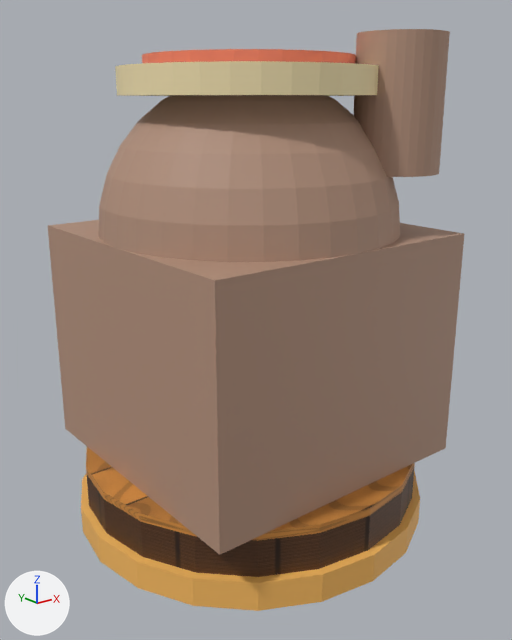
An edit to the glTF model Assets/Resources/Snack/Towers/PizzaOven.glb, drawn before and after from the same camera.
Camera for both pictures: a 50 mm camera at (-1.058, -1.347, 1.045) aimed at (-0.002, -0.028, 0.517). Arrows for +X, +Y and +Z are at lower left; the lights stay in place. The older version comes first. Where no turn or scale is listed for an object, it has been applied to the vertices.
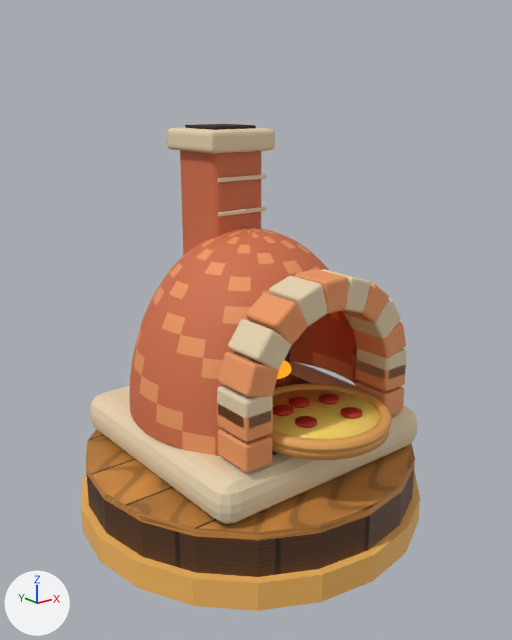
Changed parts and their boxes (x1, y1, x2, y2) in the pictures (512 x 640 px):
'Cube', deleted (beige): before (48, 220, 464, 555)
'PizzaOven Head', added: after (90, 124, 417, 524)
    faces in mat_snack2_terracotta_008 (orange #d36f48): (129, 150, 359, 456)
    faces in mat_snack2_warm_mortar_008 (beige #e7d3af): (90, 127, 417, 524)
    faces in mat_snack2_warm_bricks_008 (orange #ef9961): (133, 228, 406, 472)
    faces in mat_snack2_melted_mozzarella_008 (yellow #ffda65): (273, 389, 379, 439)
    faces in mat_snack2_baked_pizza_crust_008 (orange #e5a455): (269, 383, 392, 460)
'Sphere', deleted (beige): before (98, 95, 400, 262)
'Cylinder', deleted (beige): before (354, 29, 450, 177)
'Cylinder.001', deleted (beige): before (115, 61, 379, 96)
'Cylinder.002', deleted: before (142, 49, 356, 64)

Diff of the bpy script that builds the scene:
```diff
--- a/Assets/Resources/Snack/Towers/PizzaOven.glb.py
+++ b/Assets/Resources/Snack/Towers/PizzaOven.glb.py
@@ ob_cube @@
-ob_cube = bpy.data.objects.new('Cube', me_cube_004)
@@ ob_cylinder @@
-ob_cylinder = bpy.data.objects.new('Cylinder', me_cylinder_082)
@@ ob_cylinder_001 @@
-ob_cylinder_001 = bpy.data.objects.new('Cylinder.001', me_cylinder_083)
@@ ob_cylinder_002 @@
-ob_cylinder_002 = bpy.data.objects.new('Cylinder.002', me_cylinder_084)
@@ ob_sphere @@
-ob_sphere = bpy.data.objects.new('Sphere', me_sphere_046)
@@ ob_pizzaoven_head @@
+ob_pizzaoven_head = bpy.data.objects.new('PizzaOven Head', me_cube_3754)  # 6456 vertices, 12652 faces; spans x -0.32..0.32, y -0.425..0.32, z -0.055..0.746; in mat_snack2_warm_mortar_008 (beige #e7d3af), mat_snack2_terracotta_008 (orange #d36f48), mat_snack2_warm_bricks_008 (orange #ef9961), mat_snack2_oven_interior_008 (brown #2e1d14), mat_snack2_oven_embers_009 (orange #ff7916, glowing orange #ff7916), mat_snack2_baked_pizza_crust_008 (orange #e5a455), mat_snack2_melted_mozzarella_008 (yellow #ffda65), mat_snack2_pepperoni_008 (red #c72c21)
+ob_pizzaoven_head.location = (0.0, 0.0, 0.235)
```
